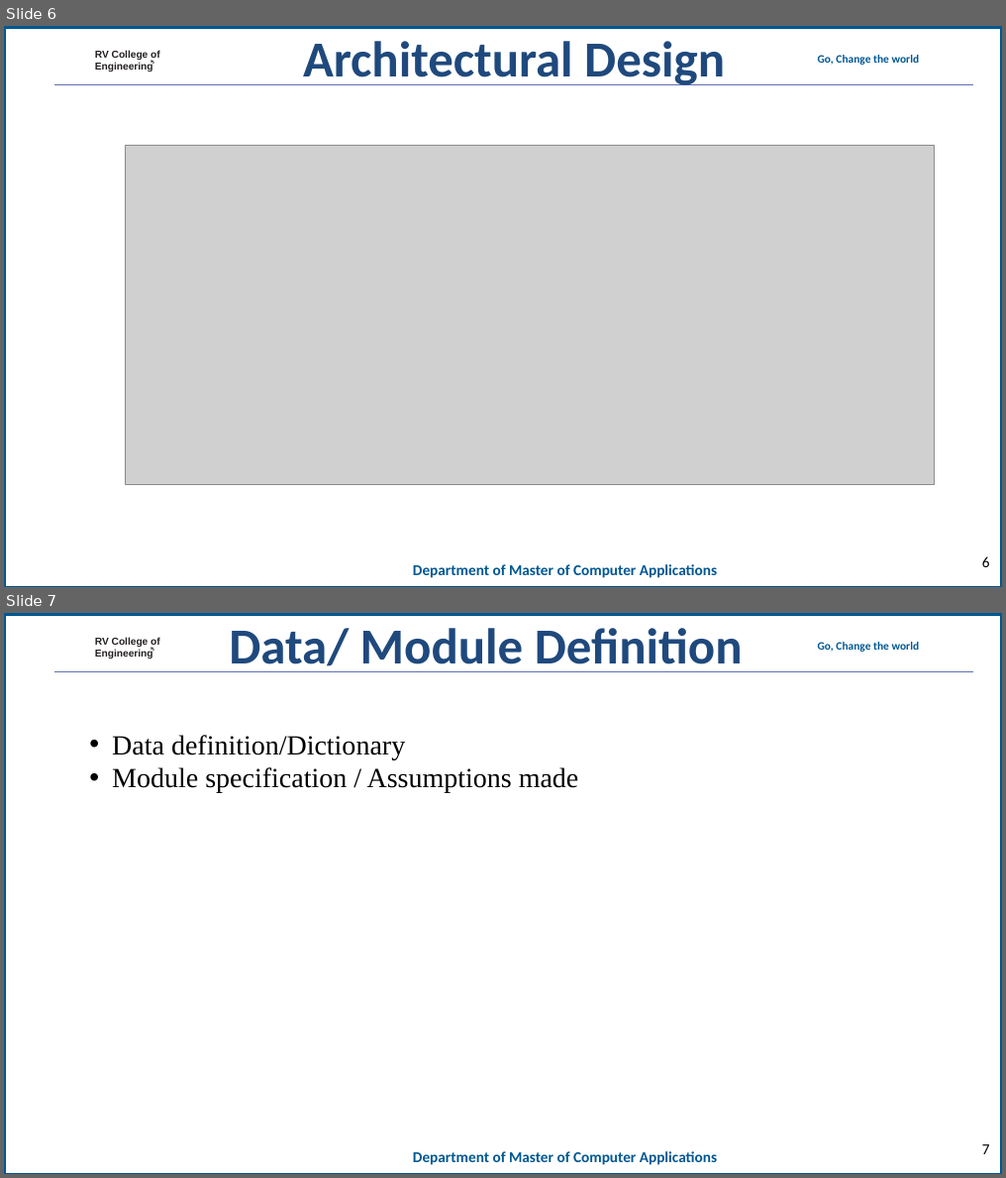
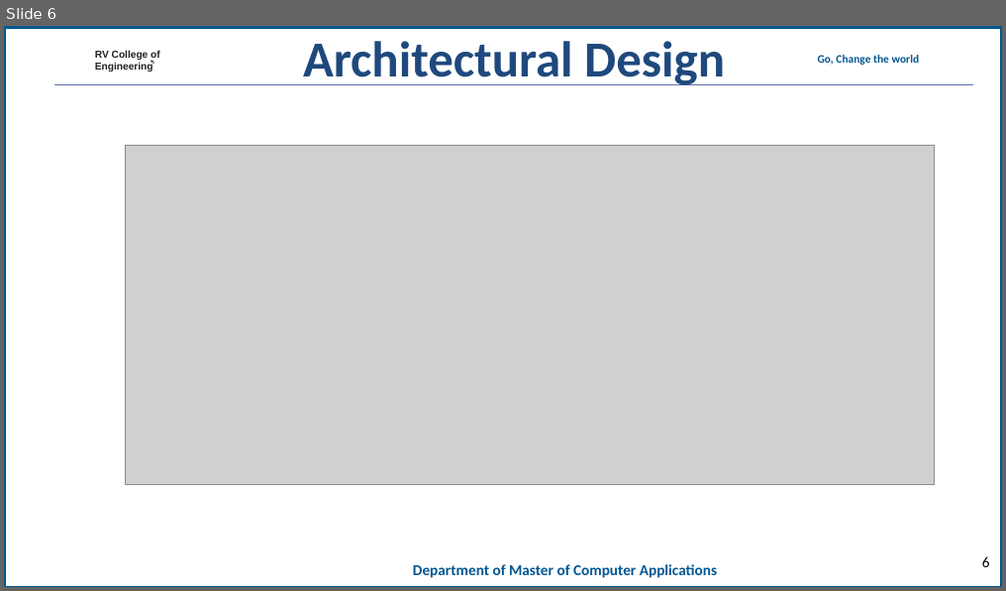
Before and after one commit to mohanrockz/Minor-Project, a slide deck: 20mca36-Minor Project_Phase 2_template11.ppt. Shown one above the other, each under a label of ours: slides 6 and 7 before the commit, slide 6 after it. The pictures are 1006x1178 and 1006x591 pixels, drawn with LibreOffice and Linux fonts; fonts in the diff are those of the drawing; grey boxes stand for pictures; background and template pictures are left out. Boxes give left, top, right and bottom in pixels: in the first picture for what was removed or moved away, otherwise in the second. Text is boxed around its words. In the diff, an @@ line names an element or a change of style, - is before the commit and + after.

```diff
--- a/20mca36-Minor Project_Phase 2_template11.ppt
+++ b/20mca36-Minor Project_Phase 2_template11.ppt
@@ slide 7 removed at (x1=4, y1=613, x2=1002, y2=1174), background #FFFFFF; not listed: 7 template elements that a slide beside it also shows @@
@@ text removed at (x1=229, y1=628, x2=743, y2=672) @@
-Data/ Module Definition
@@ text removed at (x1=112, y1=735, x2=579, y2=793) @@
-• Data definition/Dictionary
-• Module specification / Assumptions made
@@ page number removed at (x1=982, y1=1145, x2=990, y2=1155) @@
-7
```
Also in this commit, not shown: 3 slides changed, 1 slide added, 2 other slides removed.
